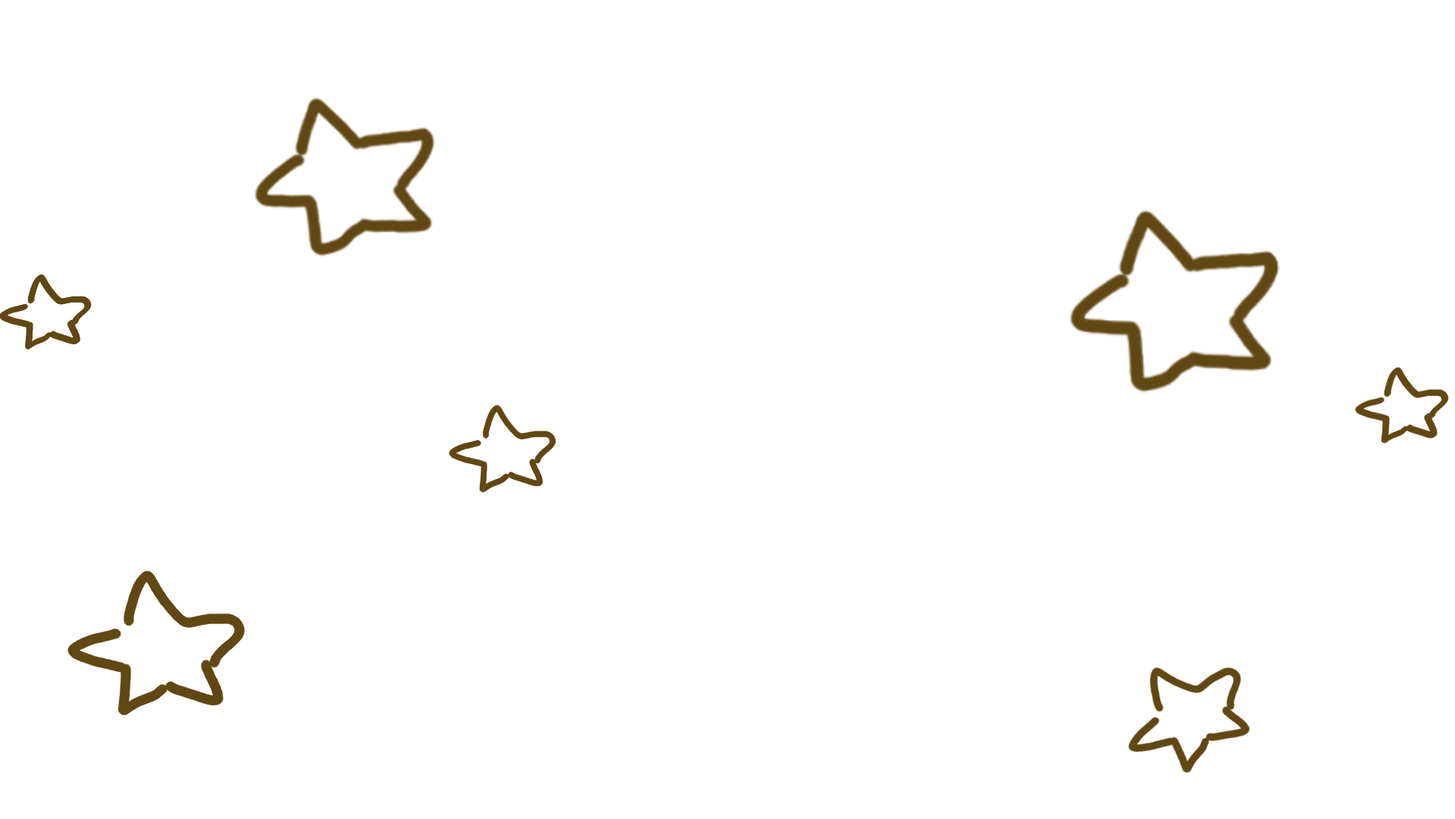
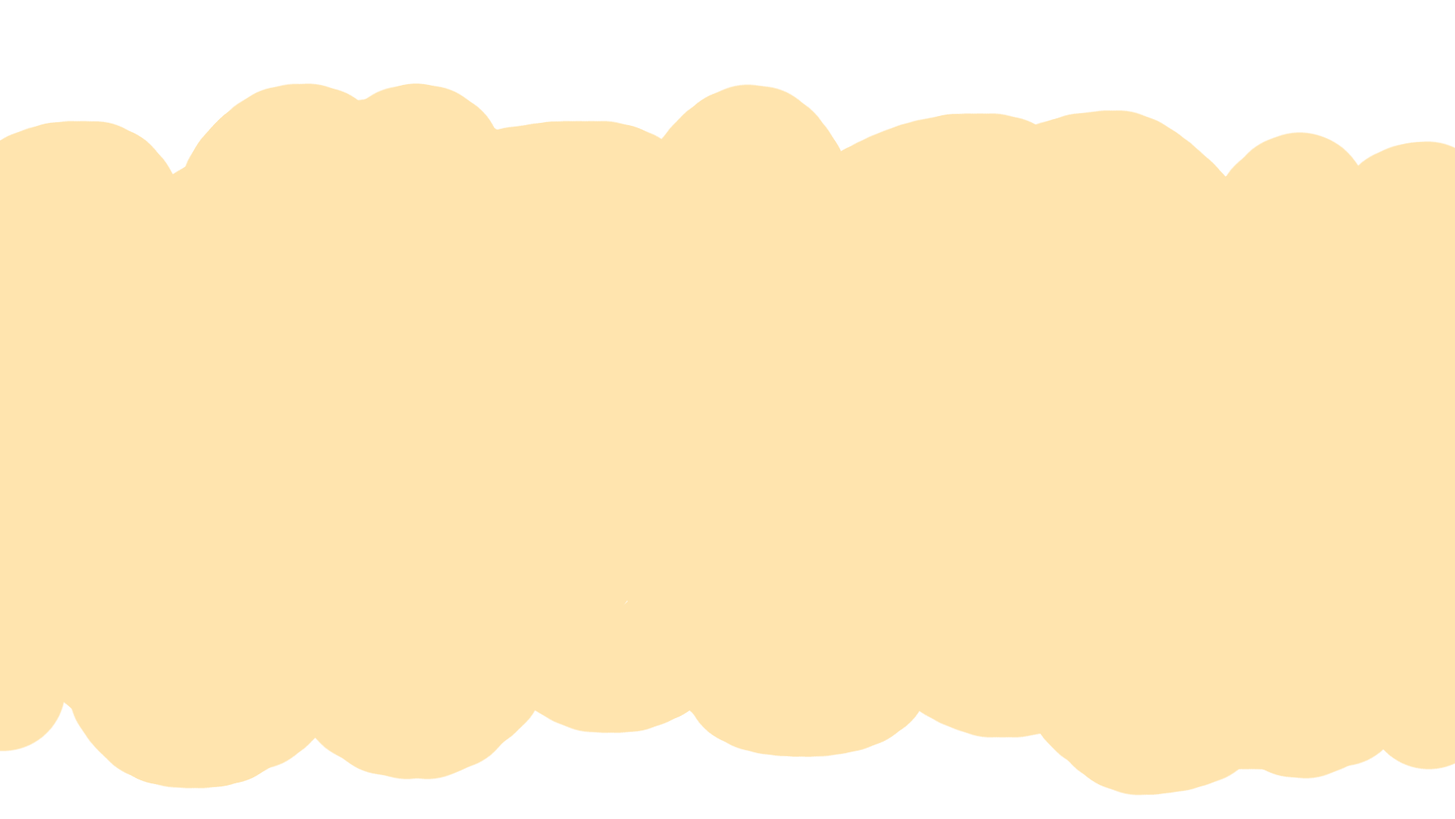
Before/after of a w=1455, h=819 layered artwork. What changed in the layer stack:
hid "貼り付けられたレイヤー" over [0,96,1450,774]
added layer "統合 #2" above "統合 #1" over [0,83,1455,796]
